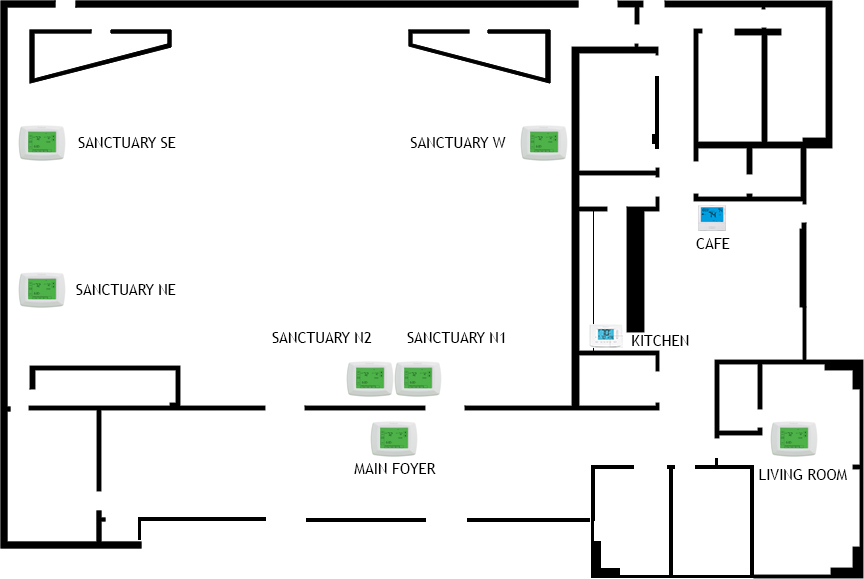
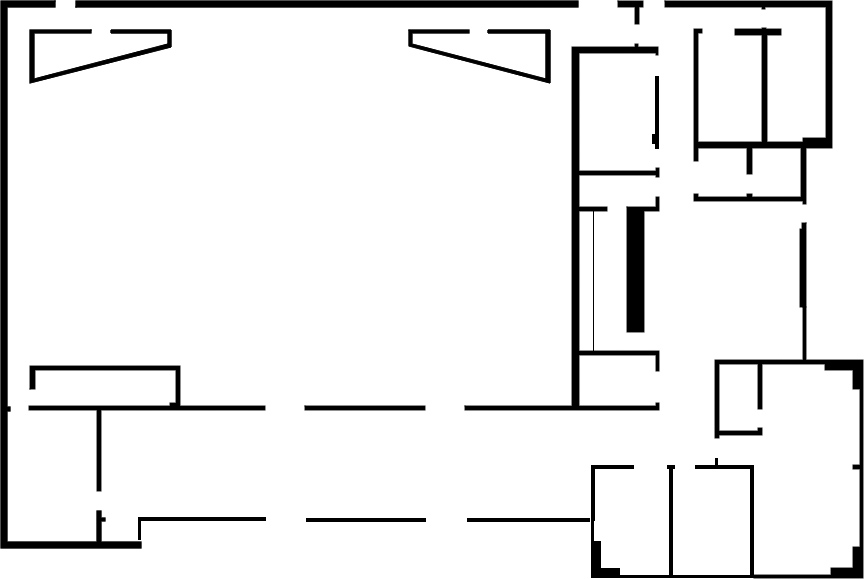
Two versions of the same layered image (864×579). Layer-by-layer changes:
hid group "Thermostats" (28 layers) over [18, 125, 847, 480]
